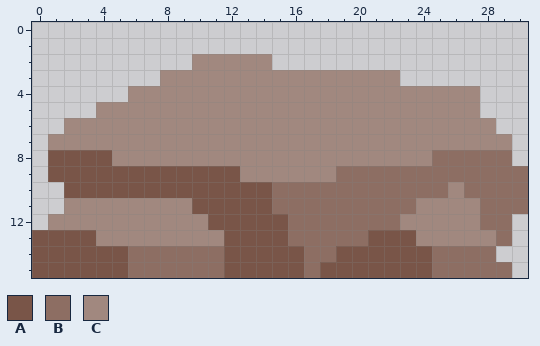
Pixel-art file: Assets/Art/Environment/Beach/Rocks/Beach_Rock_Medium_3.aseprite. Above is the file before it was changed.
31x16 pixels, 1 frame.
Palette (. is transparent): A #795548  B #8d6e63  C #a1887f
Pixels before, first column x 0:
 2 ..........CCCCC................
 3 ........CCCCCCCCCCCCCCC........
 4 ......CCCCCCCCCCCCCCCCCCCCCC...
 5 ....CCCCCCCCCCCCCCCCCCCCCCCC...
 6 ..CCCCCCCCCCCCCCCCCCCCCCCCCCC..
 7 .CCCCCCCCCCCCCCCCCCCCCCCCCCCCC.
 8 .AAAACCCCCCCCCCCCCCCCCCCCBBBBB.
 9 .AAAAAAAAAAAACCCCCCBBBBBBBBBBBB
10 ..AAAAAAAAAAAAABBBBBBBBBBBCBBBB
11 ..CCCCCCCCAAAAABBBBBBBBBCCCCBBB
12 .CCCCCCCCCCAAAAABBBBBBBCCCCCBB.
13 AAAACCCCCCCCAAAABBBBBAAACCCCCB.
14 AAAAAABBBBBBAAAAABBAAAAAABBBB..
15 AAAAAABBBBBBAAAAABAAAAAAABBBBB.
And afterwards:
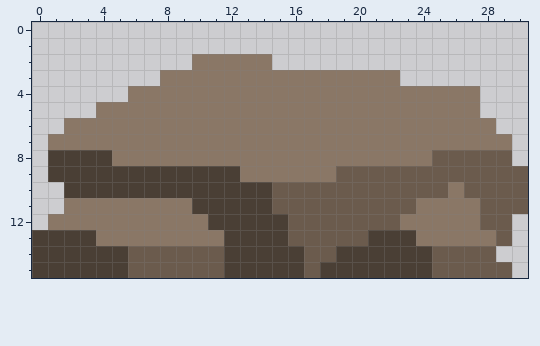
Changes in this commit:
colour A: #795548 -> #4a3f35
colour B: #8d6e63 -> #6b5b4d
colour C: #a1887f -> #8a7766
Pixel boxes of the changes (left, top, right, bottom) in both pictures:
changed: (32, 54, 528, 278)
